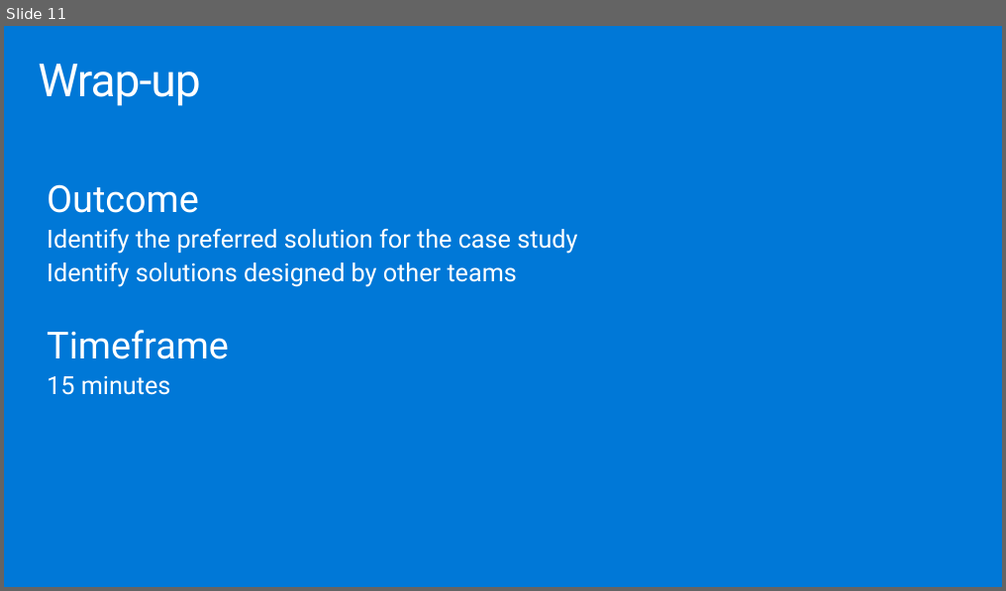
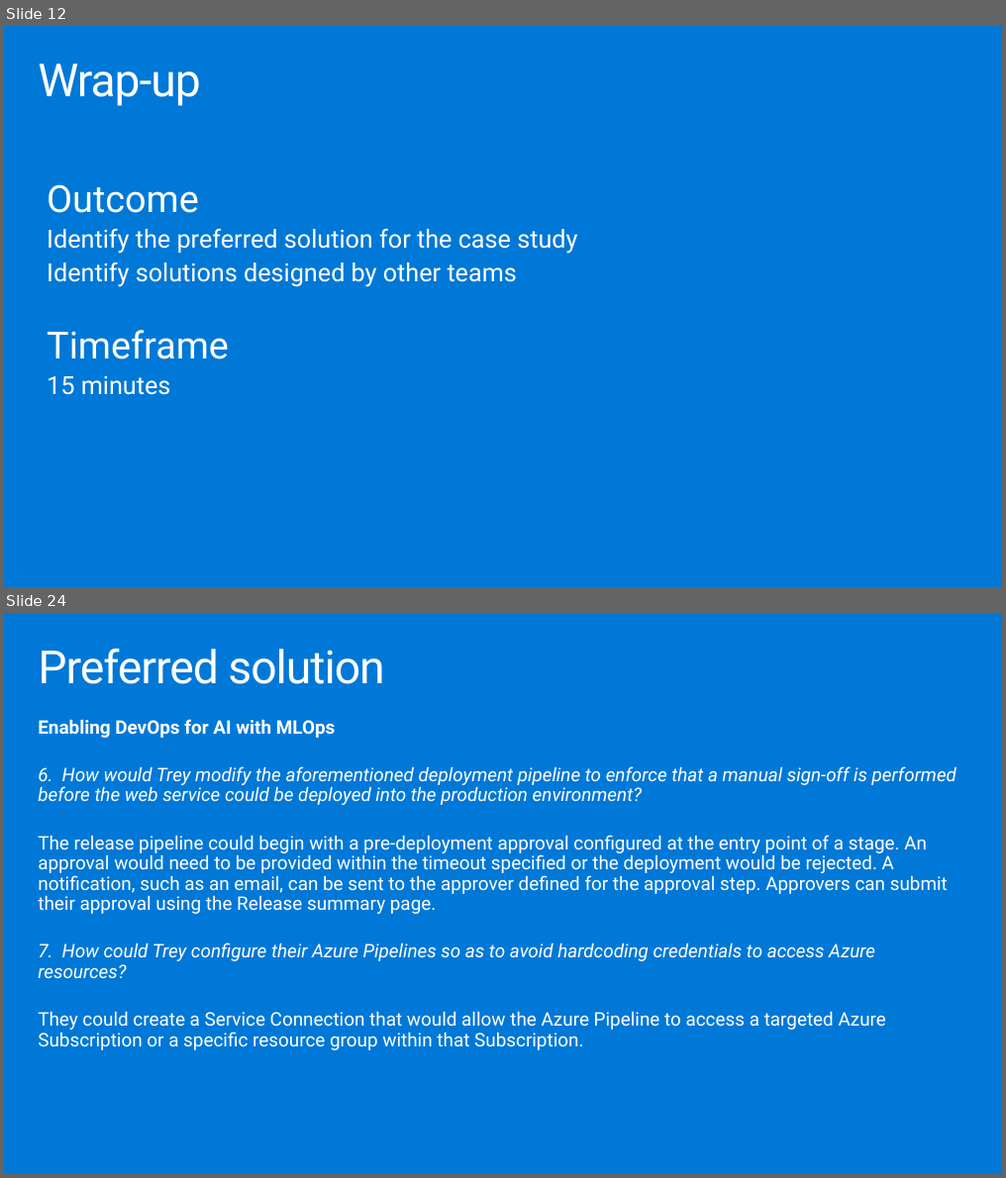
Before and after one commit to solliancenet/MCW-MLOps, a slide deck: Whiteboard design session/WDS trainer presentation - MLOps.pptx. Shown one above the other, each under a label of ours: slide 11 before the commit, slides 12 and 24 after it; the slides between them are not shown. The pictures are 1006x591 and 1006x1178 pixels, drawn with LibreOffice and Linux fonts; fonts in the diff are those of the drawing. Boxes give left, top, right and bottom in pixels: in the first picture for what was removed or moved away, otherwise in the second. Text is boxed around its words. In the diff, an @@ line names an element or a change of style, - is before the commit and + after.

```diff
--- a/Whiteboard design session/WDS trainer presentation - MLOps.pptx
+++ b/Whiteboard design session/WDS trainer presentation - MLOps.pptx
@@ slide 24 added at box(4, 613, 1002, 1174), background #0078D7 @@
@@ title added at box(38, 648, 384, 684), 44.1 pt, text #FFFFFF @@
+Preferred solution
@@ text added at box(38, 719, 956, 1051), 18 pt, text #FFFFFF @@
+Enabling DevOps for AI with MLOps
+6. How would Trey modify the aforementioned deployment pipeline to enforce that a manual sign-off is performed before the web service could be deployed into the production environment?
+The release pipeline could begin with a pre-deployment approval configured at the entry point of a stage. An approval would need to be provided within the timeout specified or the deployment would be rejected. A notification, such as an email, can be sent to the approver defined for the approval step. Approvers can submit their approval using the Release summary page.
+7. How could Trey configure their Azure Pipelines so as to avoid hardcoding credentials to access Azure resources?
+They could create a Service Connection that would allow the Azure Pipeline to access a targeted Azure Subscription or a specific resource group within that Subscription.
@@ what was slide 11 is now slide 12 @@
```
Also in this commit, not shown: 1 slide changed, 23 other slides added, 20 slides removed, 1 other file.
